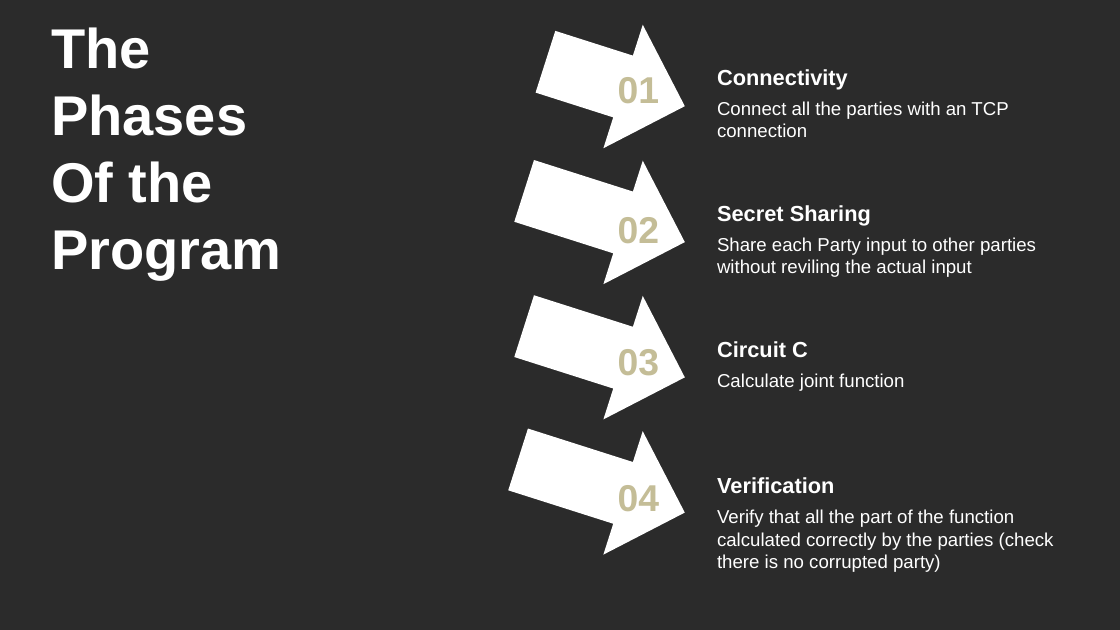
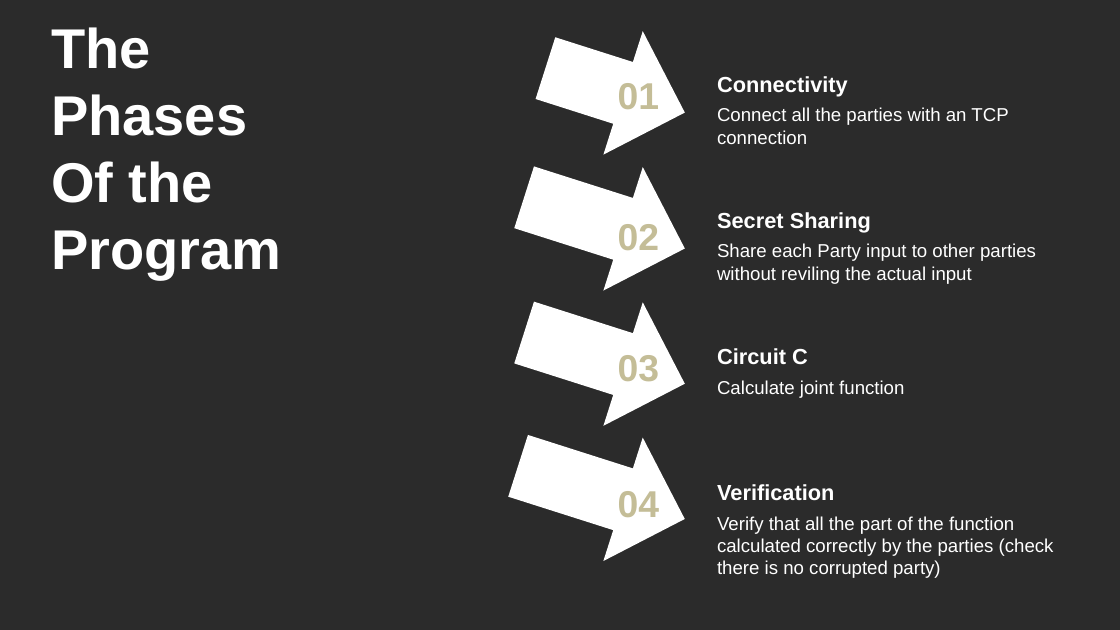
Before and after one commit to sarganio/Final-Project, a slide deck: slide 5 of Final Project.pptx. Drawn at 1120x630 pixels with LibreOffice and Linux fonts; fonts in the diff are those of the drawing; background and template pictures are left out; a plain dark background stands for a picture behind light text. Boxes give left, top, right and bottom in pixels: in the first picture for what was removed or moved away, otherwise in the second. Text is boxed around its words. In the diff, an @@ line names an element or a change of style, - is before the commit and + after.

```diff
--- a/Final Project.pptx
+++ b/Final Project.pptx
@@ 12 texts, 4 right arrows: place and size @@
-12 texts, 4 right arrows at [498, 0, 1054, 575]
+12 texts, 4 right arrows at [498, 7, 1054, 581]
```
Also in this commit, not shown: 6 other slides changed, 1 slide added, 2 slides removed, 6 other files.
